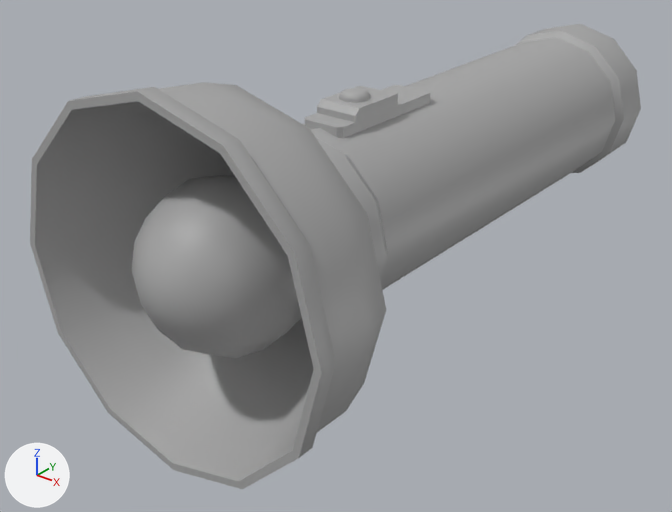
The FBX model ggj-2026-unity/Assets/Models/Flashlight.fbx, before and after one commit.
Camera for both pictures: a 50 mm lens placed at (0.347, -0.531, 0.237), pointed at (-0.033, -0.056, -0.058). The lights are fixed; the arrows at lower left show +X, +Y and +Z. Where no turn or scale is listed for an object, it has been applied to the vertices.

Names of what the first picture shows: 'bulb', 'button', 'buttonBase', 'flashlight'.
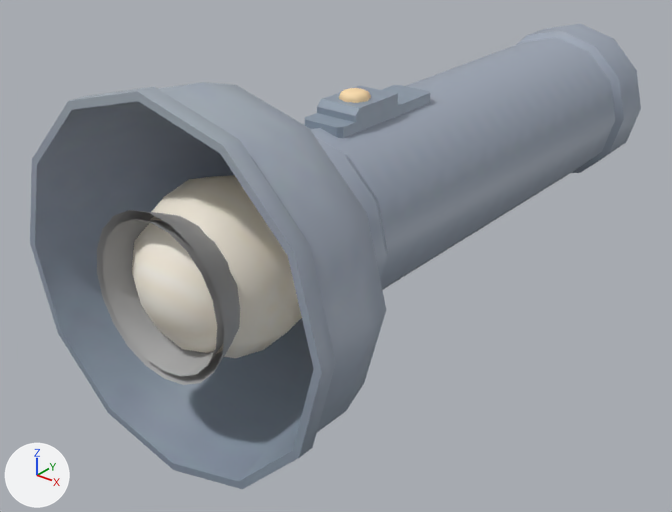
Commit message: Adding flashlight stuff!
And adding the flashlight to the farmer's hand!

Pixel boxes (x1, y1, x2, y2) of what changed, in the pictures (672 x 512 px):
'flashlight', recoloured, surface changed: (30, 24, 640, 489) in both
'bulb', recoloured, surface changed: (132, 175, 302, 358) in both
'innerCone', added: after (103, 219, 224, 376)
'outterCone', added: after (97, 210, 240, 385)
'buttonBase', recoloured: (305, 85, 430, 138) in both
'button', recoloured (grey to beige): (339, 88, 371, 103) in both
part 2 of me_mesh, surface changed: (30, 24, 641, 489) in both

Diff of the bpy script that builds the scene:
```diff
--- a/ggj-2026-unity/Assets/Models/Flashlight.fbx.py
+++ b/ggj-2026-unity/Assets/Models/Flashlight.fbx.py
@@ img_tex3_png @@
+img_tex3_png = load_image('tex3.png', '../Textures/tex3.png', 1048, 1048, 'sRGB')
@@ mat_flashlight1 @@
+mat_flashlight1 = principled_material('flashlight1')
+mat_flashlight1.texture = img_tex3_png  # with its transparency
@@ me_mesh @@
 me_mesh.from_pydata(...)  # 230 vertices, 240 faces; spans x -11.3..11.3, y -11.3..11.3, z -19.3..32.0
 # used by ob_flashlight; location = (0.0, 0.0698, 0.0); rotation_euler = (1.571, 0.0, 0.0), in degrees (90, 0, 0); scale = (0.01, 0.01, 0.01)
-me_mesh.materials.append(mat_standardsurface1)  # grey #aaaaaa
+# me_mesh part 2: texture (UV) coordinates of 240 of 240 faces, centred in x -10.6..10.6, y -10.6..10.6, z -19.1..32.0, changed; they spanned u 0.34..0.66, v 0.0..1.0 and now span u 0.18..0.34, v 0.65..0.75
+me_mesh.materials.append(mat_flashlight1)  # picture img_tex3_png
@@ me_mesh_001 @@
 me_mesh_001.from_pydata(...)  # 86 vertices, 96 faces; spans x -0.0531..0.0531, y -0.0531..0.0531, z -0.0531..0.0531
 # used by ob_bulb; location = (0.0, -0.1981, 0.0)
-me_mesh_001.materials.append(mat_standardsurface1)  # grey #aaaaaa
+# me_mesh_001 part 1: texture (UV) coordinates of 96 of 96 faces, centred in x -0.0477..0.0477, y -0.0504..0.0504, z -0.0477..0.0477, changed; they spanned u 0.0..1.0, v 0.0..1.0 and now span u 0.81..0.86, v 0.88..0.93
+me_mesh_001.materials.append(mat_flashlight1)  # picture img_tex3_png
@@ me_mesh_002 @@
 me_mesh_002.from_pydata(...)  # 33 vertices, 32 faces; spans x -0.01..0.01, y -0.01..0.01, z -0.005..0.005
-me_mesh_002.materials.append(mat_standardsurface1)  # grey #aaaaaa
+me_mesh_002.materials.append(mat_flashlight1)  # picture img_tex3_png
@@ me_mesh_003 @@
 me_mesh_003.from_pydata(...)  # 30 vertices, 23 faces; spans x -0.0152..0.0152, y -0.05..0.05, z -0.01..0.018
-me_mesh_003.materials.append(mat_standardsurface1)  # grey #aaaaaa
+me_mesh_003.materials.append(mat_flashlight1)  # picture img_tex3_png
@@ me_mesh_005 @@
+me_mesh_005.from_pydata(...)  # 61 vertices, 60 faces; spans x -0.05..0.05, y -0.1188..0.0, z -0.05..0.05
+me_mesh_005.materials.append(mat_standardsurface1)  # grey #aaaaaa
@@ me_mesh_004 @@
+me_mesh_004.from_pydata(...)  # 61 vertices, 60 faces; spans x -0.045..0.045, y -0.1188..0.0, z -0.045..0.045
+me_mesh_004.materials.append(mat_standardsurface1)  # grey #aaaaaa
@@ ob_outtercone @@
+ob_outtercone = bpy.data.objects.new('outterCone', me_mesh_005)
+ob_outtercone.location = (0.0, -0.1312, 0.0)
@@ ob_innercone @@
+ob_innercone = bpy.data.objects.new('innerCone', me_mesh_004)
+ob_innercone.location = (0.0, -0.1312, 0.0)
```
